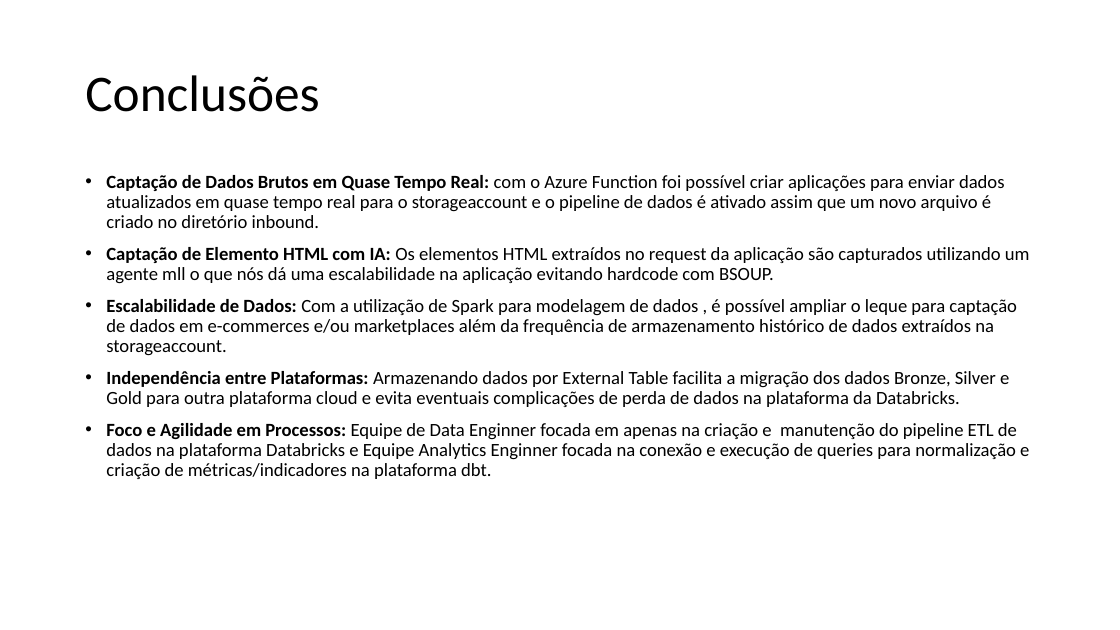
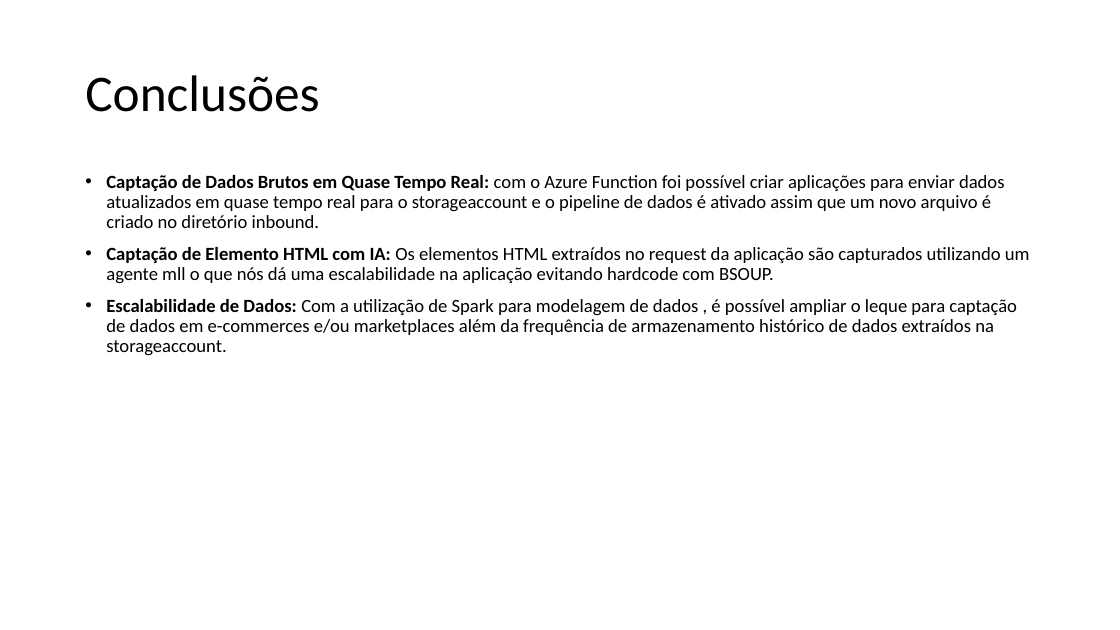
Before and after one commit to felipegoraroficial/projeto_nintendo, a slide deck: slide 4 of config/Projeto Data Master.pptx. Drawn at 1120x630 pixels with LibreOffice and Linux fonts; fonts in the diff are those of the drawing. Boxes give left, top, right and bottom in pixels: in the first picture for what was removed or moved away, otherwise in the second. Text is boxed around its words. In the diff, an @@ line names an element or a change of style, - is before the commit and + after.

```diff
--- a/config/Projeto Data Master.pptx
+++ b/config/Projeto Data Master.pptx
@@ text at <box>106,371,1029,479</box>: paragraphs removed @@
-• Independência entre Plataformas: Armazenando dados por External Table facilita a migração dos dados Bronze, Silver e Gold para outra plataforma cloud e evita eventuais complicações de perda de dados na plataforma da Databricks.
-• Foco e Agilidade em Processos: Equipe de Data Enginner focada em apenas na criação e manutenção do pipeline ETL de dados na plataforma Databricks e Equipe Analytics Enginner focada na conexão e execução de queries para normalização e criação de métricas/indicadores na plataforma dbt.
```
Also in this commit, not shown: 2 other slides changed, 49 other files.
